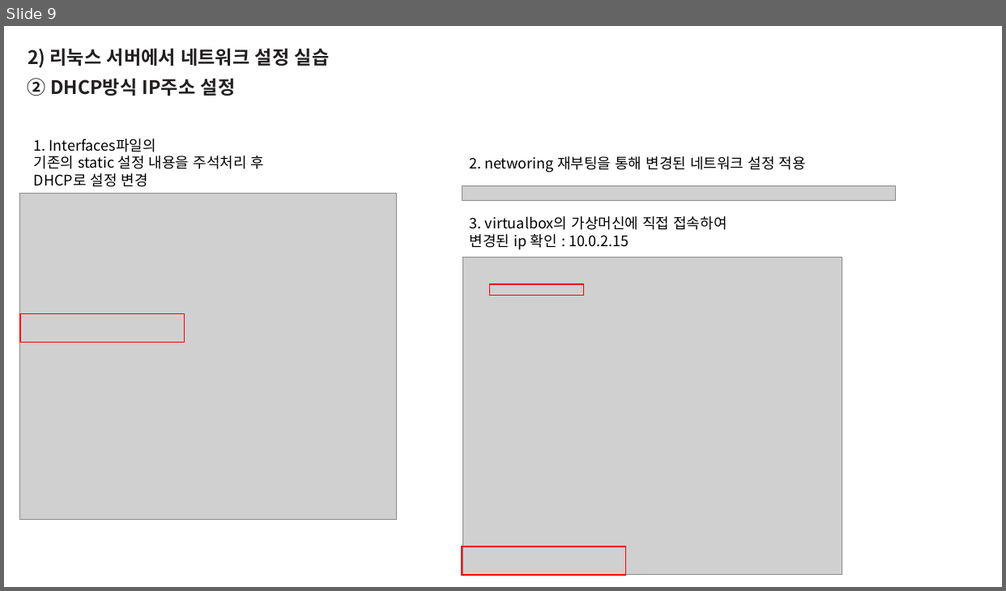
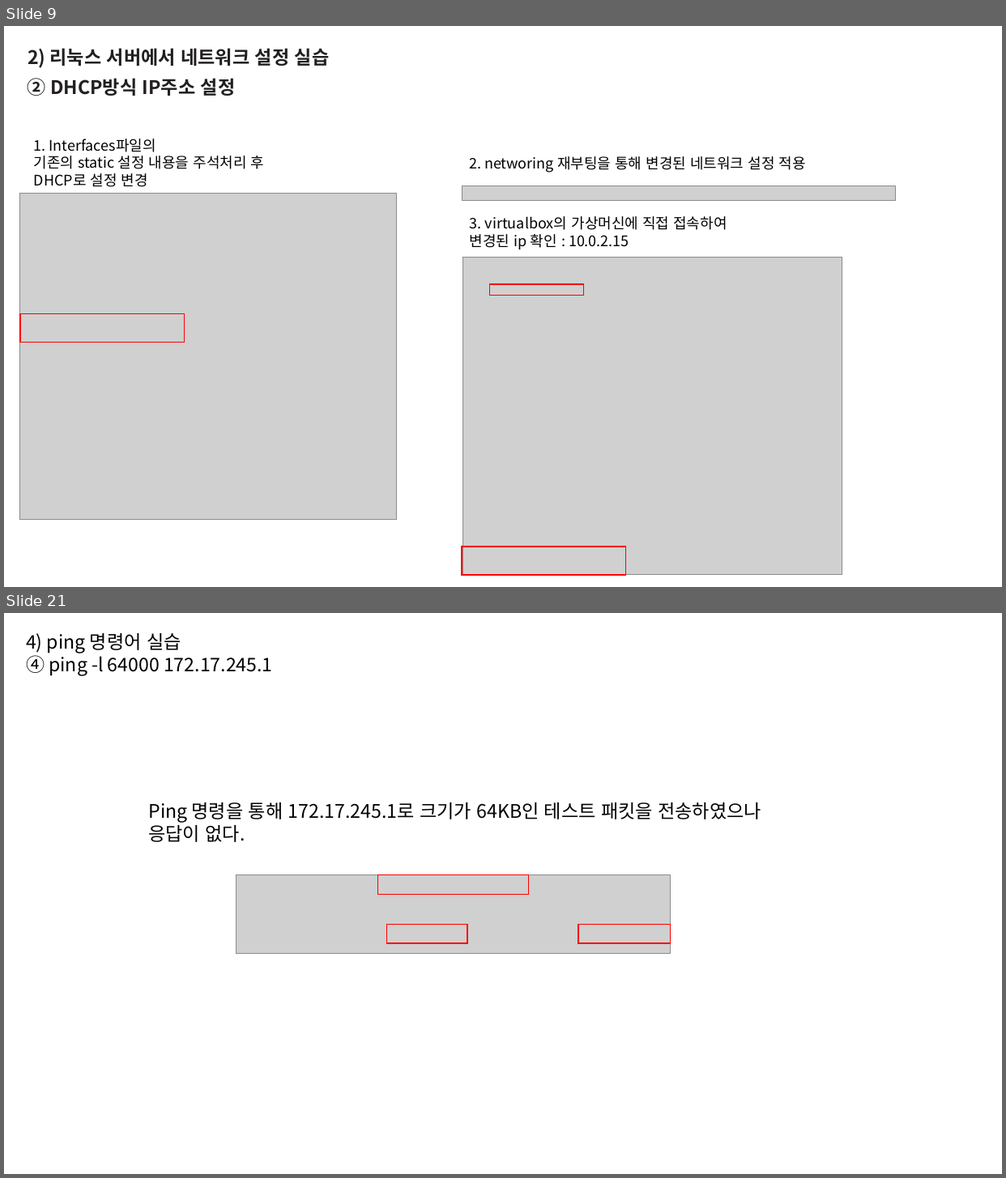
Before and after one commit to blueduckgraymouse/KOPO_SoftwareCoding, a slide deck: 리눅스 프로그래밍 수업/7강/35_임현덕_20220411.pptx. Shown one above the other, each under a label of ours: slide 9 before the commit, slides 9 and 21 after it; the slides between them are not shown. The pictures are 1006x591 and 1006x1178 pixels, drawn with LibreOffice and Linux fonts; fonts in the diff are those of the drawing; grey boxes stand for pictures. Boxes give left, top, right and bottom in pixels: in the first picture for what was removed or moved away, otherwise in the second. Text is boxed around its words. In the diff, an @@ line names an element or a change of style, - is before the commit and + after.

```diff
--- a/리눅스 프로그래밍 수업/7강/35_임현덕_20220411.pptx
+++ b/리눅스 프로그래밍 수업/7강/35_임현덕_20220411.pptx
@@ slide 21 added at (x1=4, y1=613, x2=1002, y2=1174), background #FFFFFF @@
@@ text added at (x1=26, y1=633, x2=273, y2=675), 18 pt, text #000000 @@
+4) ping 명령어 실습
+④ ping -l 64000 172.17.245.1
@@ text added at (x1=148, y1=803, x2=761, y2=842), 18 pt, text #000000 @@
+Ping 명령을 통해 172.17.245.1로 크기가 64KB인 테스트 패킷을 전송하였으나
+응답이 없다.
@@ picture added at (x1=236, y1=875, x2=671, y2=953) @@
@@ rectangle added at (x1=377, y1=875, x2=529, y2=894), outline #FF0000 1 pt @@
@@ rectangle added at (x1=387, y1=924, x2=467, y2=943), outline #FF0000 1 pt @@
@@ rectangle added at (x1=578, y1=924, x2=671, y2=943), outline #FF0000 1 pt @@
```
Also in this commit, not shown: 2 slides changed, 16 other slides added, 3 slides removed.
